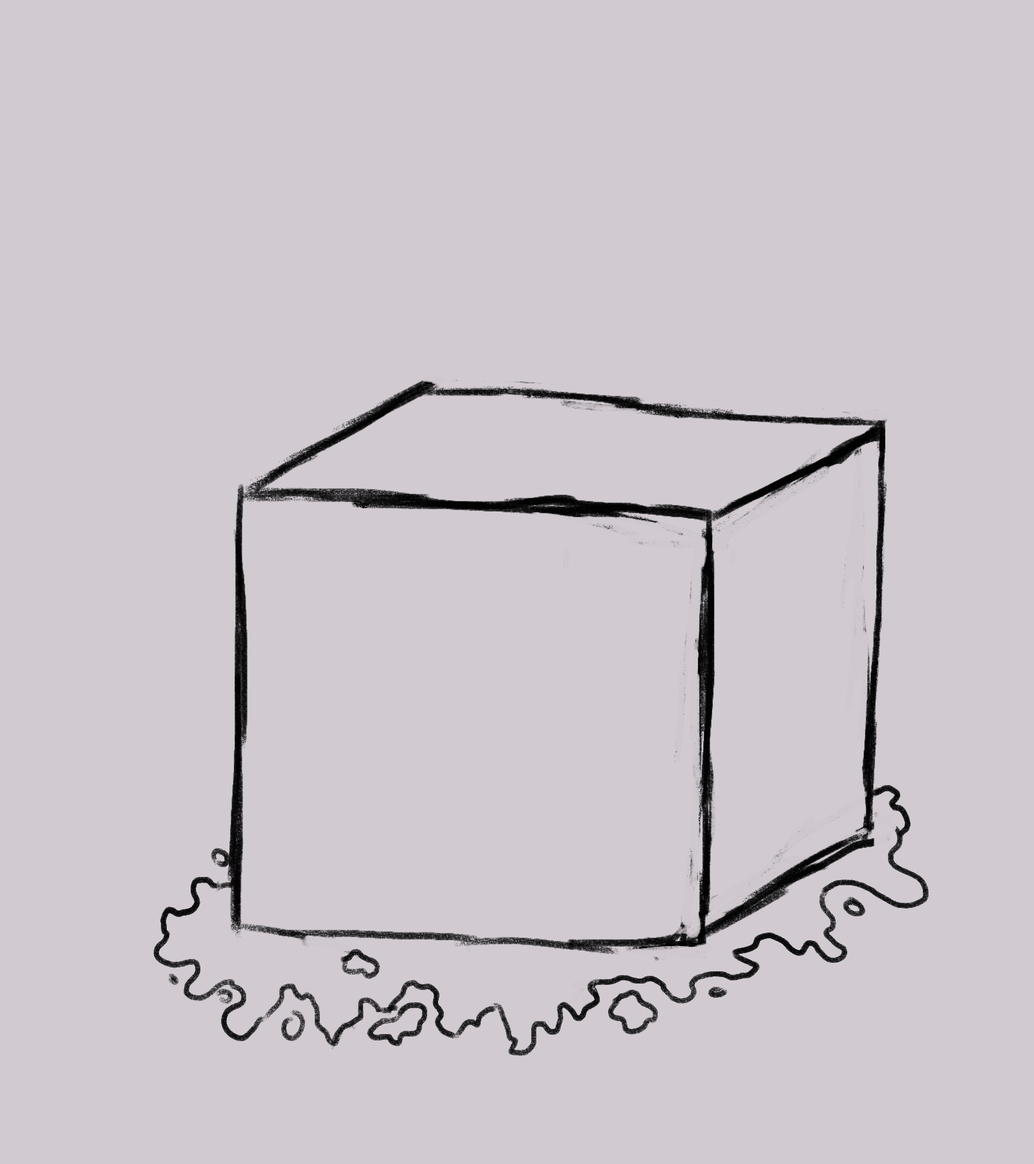
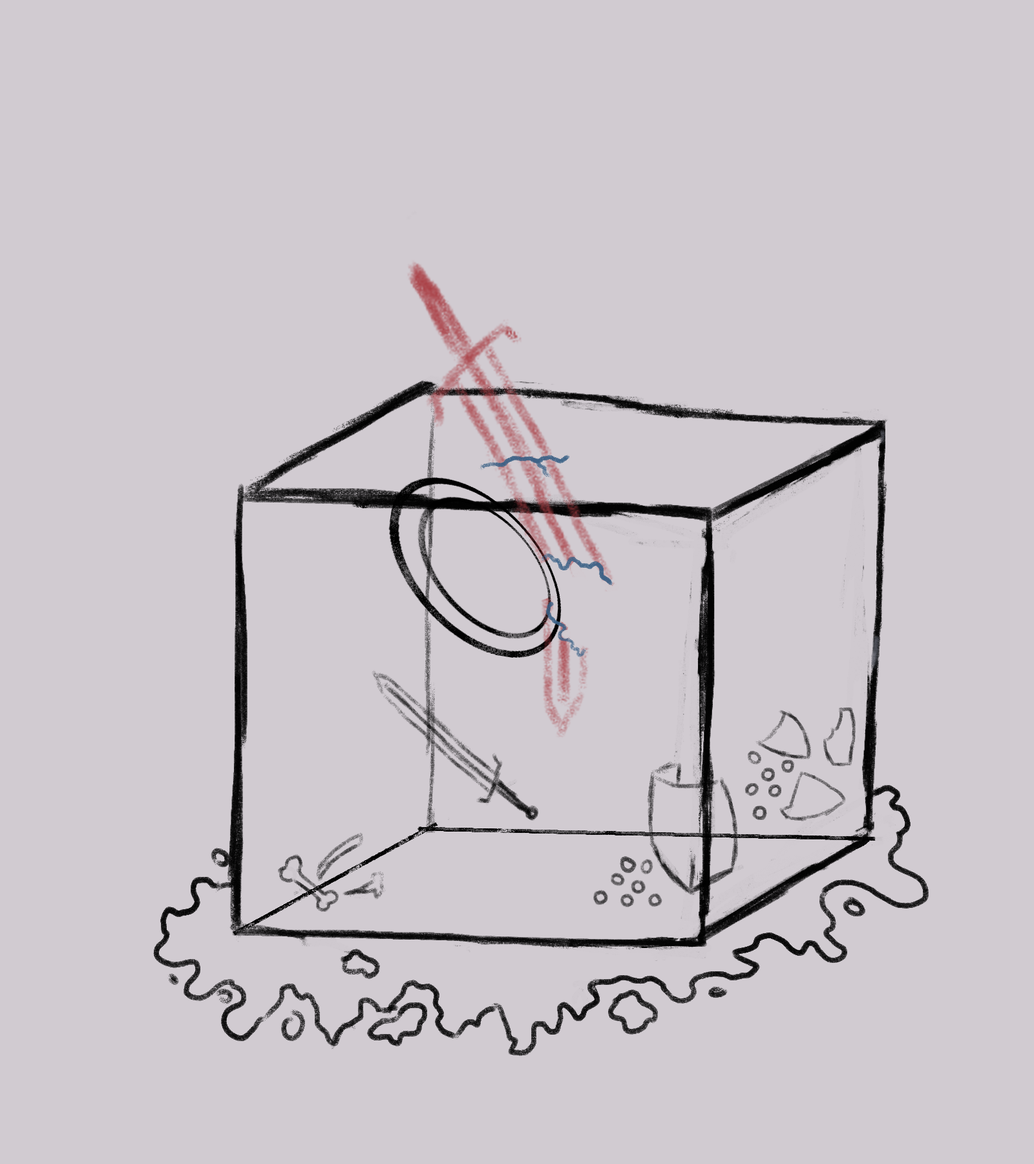
Before/after of a 1034×1164 layered artwork. What changed in the layer stack:
added group "Agrupar 1" with 5 layers above "Pintar camada 2 (colado)" over [248, 212, 869, 952]
added layer "Copiar de Pintar camada 1 (colado)" in group "Agrupar 1" over [372, 212, 662, 745]
added layer "Pintar camada 3 (colado)" in group "Agrupar 1" over [248, 786, 828, 952]
added layer "Pintar camada 2" in group "Agrupar 1" over [289, 703, 869, 911]
added layer "Pintar camada 1 (colado)" in group "Agrupar 1" over [340, 643, 548, 851]
added layer "Pintar camada 1 Mescladas" in group "Agrupar 1" over [378, 448, 586, 697]
painted on "Pintar camada 2 (colado)" over [228, 372, 901, 960]
added layer "Pintar camada 3" above "Plano de fundo" over [228, 372, 901, 960]
